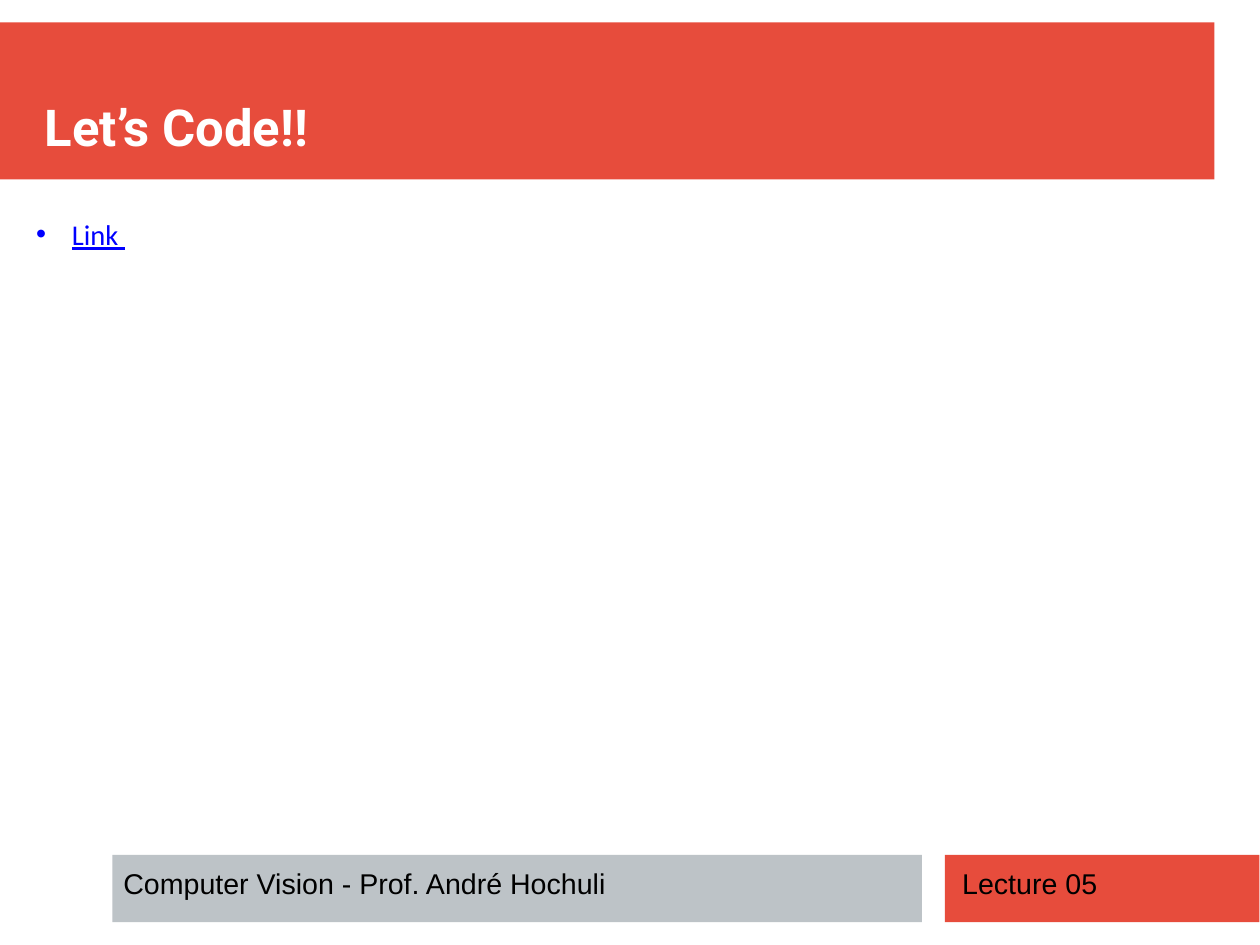
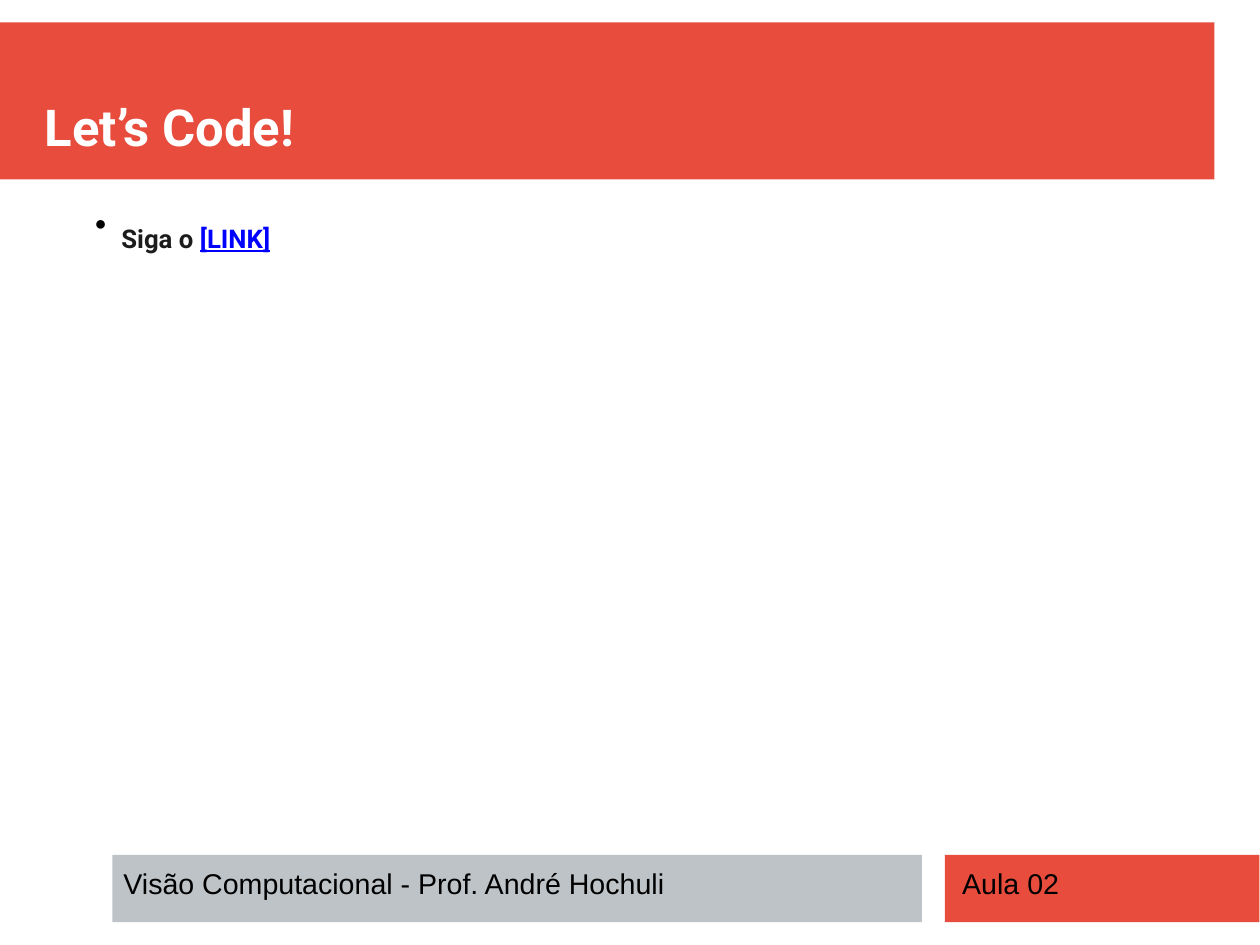
Before and after one commit to andrehochuli/teaching, a slide deck: slide 10 of Visão Computacional/Aula 02 - Filtros e Extração de Características/Aula 02 - Filtros e Extração de Características.pptx (slide 37 before the commit). Drawn at 1260x945 pixels with LibreOffice and Linux fonts; fonts in the diff are those of the drawing. Boxes give left, top, right and bottom in pixels: in the first picture for what was removed or moved away, otherwise in the second. Text is boxed around its words. In the diff, an @@ line names an element or a change of style, - is before the commit and + after.

Commit message:
Update Aula 02

```diff
--- a/Visão Computacional/Aula 02 - Filtros e Extração de Características/Aula 02 - Filtros e Extração de Características.pptx
+++ b/Visão Computacional/Aula 02 - Filtros e Extração de Características/Aula 02 - Filtros e Extração de Características.pptx
@@ text at bbox=[45, 108, 294, 147]: text changed @@
-Let’s Code!!
+Let’s Code!
@@ text removed at bbox=[72, 225, 118, 250] @@
-• Link
@@ text added at bbox=[121, 226, 270, 254], 28 pt, text #0000FF, bold, underline @@
+  ● Siga o [LINK]
@@ text at bbox=[123, 873, 664, 900]: text changed @@
-Computer Vision - Prof. André Hochuli
+Visão Computacional - Prof. André Hochuli
@@ text at bbox=[962, 873, 1059, 895]: text changed @@
-Lecture 05
+Aula 02
```
Also in this commit, not shown: 33 other slides changed, 4 slides added, 1 slide removed, 2 other files.
